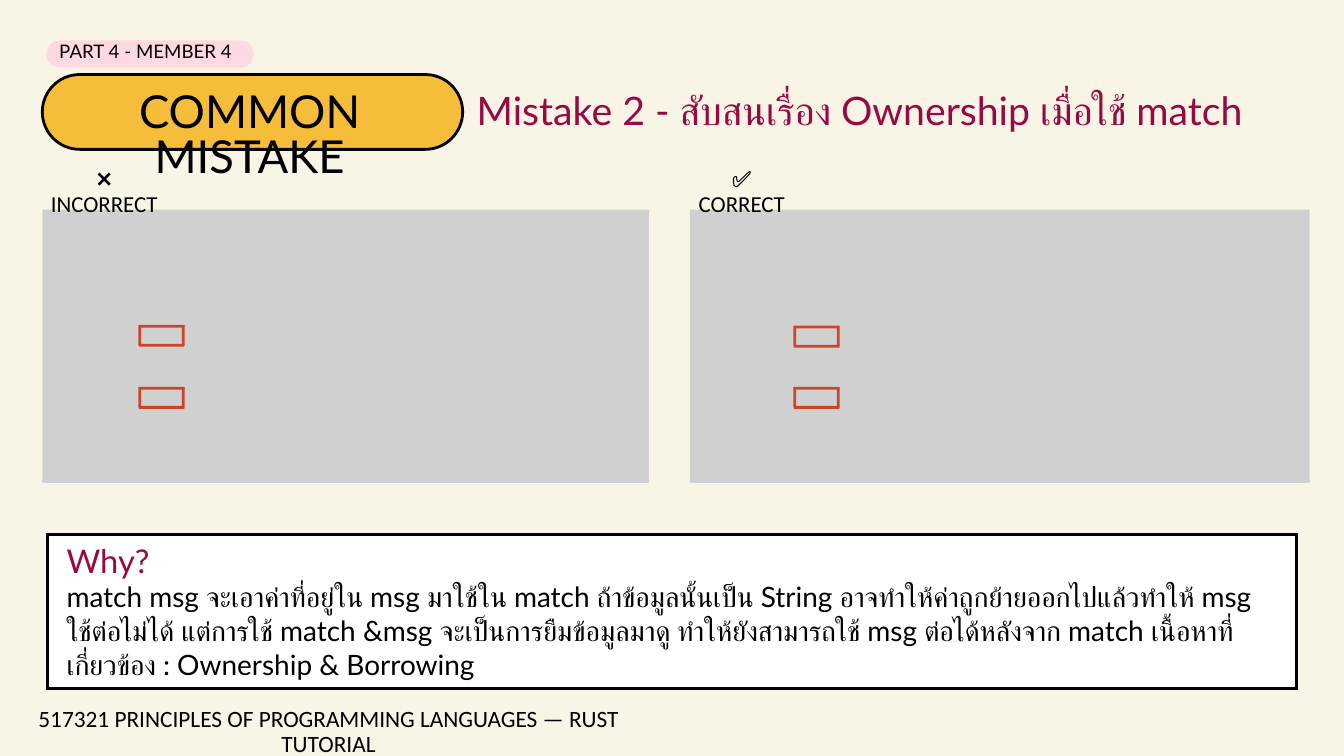
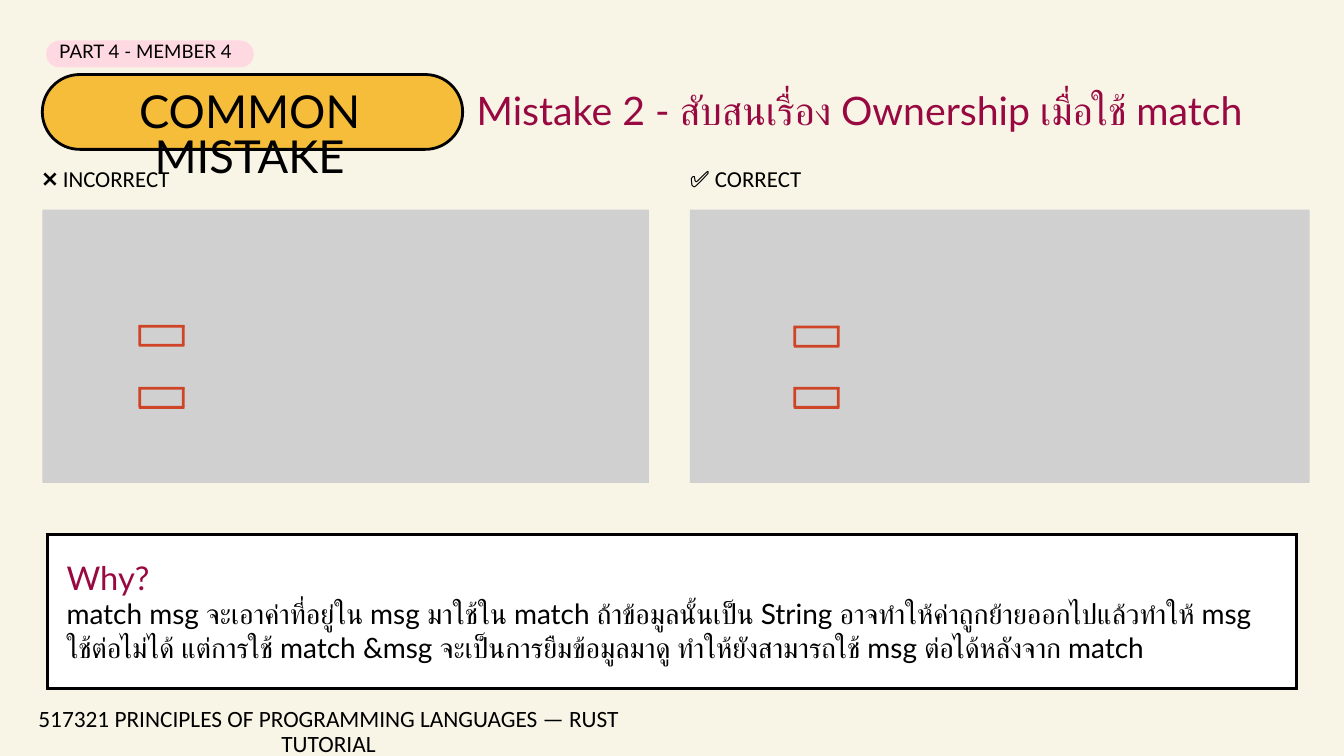
Before and after one commit to 670710143/rust-tutorial-2569, a slide deck: slide 47 of 09-enums-pattern-matching/Presentation/กลุ่มที่ 9 - Enums & Pattern Matching.pptx (slide 44 before the commit). Drawn at 1344x756 pixels with LibreOffice and Linux fonts; fonts in the diff are those of the drawing; grey boxes stand for pictures. Boxes give left, top, right and bottom in pixels: in the first picture for what was removed or moved away, otherwise in the second. Text is boxed around its words. In the diff, an @@ line names an element or a change of style, - is before the commit and + after.

```diff
--- a/09-enums-pattern-matching/Presentation/กลุ่มที่ 9 - Enums & Pattern Matching.pptx
+++ b/09-enums-pattern-matching/Presentation/กลุ่มที่ 9 - Enums & Pattern Matching.pptx
@@ text "❌ INCORRECT" at (63, 168, 170, 187): alignment centre to justified @@
@@ text "✅ CORRECT" at (715, 172, 801, 187): alignment centre to left @@
@@ text "Why?": place and size @@
-text "Why?" at (67, 549, 1252, 680)
+text "Why?" at (67, 566, 1252, 666)
@@ text at (67, 603, 1252, 666): text changed @@
-match msg จะเอาค่าที่อยู่ใน msg มาใช้ใน match ถ้าข้อมูลนั้นเป็น String อาจทำให้ค่าถูกย้ายออกไปแล้วทำให้ msg ใช้ต่อไม่ได้ แต่การใช้ match &msg จะเป็นการยืมข้อมูลมาดู ทำให้ยังสามารถใช้ msg ต่อได้หลังจาก match เนื้อหาที่เกี่ยวข้อง : Ownership & Borrowing
+match msg จะเอาค่าที่อยู่ใน msg มาใช้ใน match ถ้าข้อมูลนั้นเป็น String อาจทำให้ค่าถูกย้ายออกไปแล้วทำให้ msg ใช้ต่อไม่ได้ แต่การใช้ match &msg จะเป็นการยืมข้อมูลมาดู ทำให้ยังสามารถใช้ msg ต่อได้หลังจาก match
```
Also in this commit, not shown: 18 other slides changed, 4 slides added, 5 slides removed.
